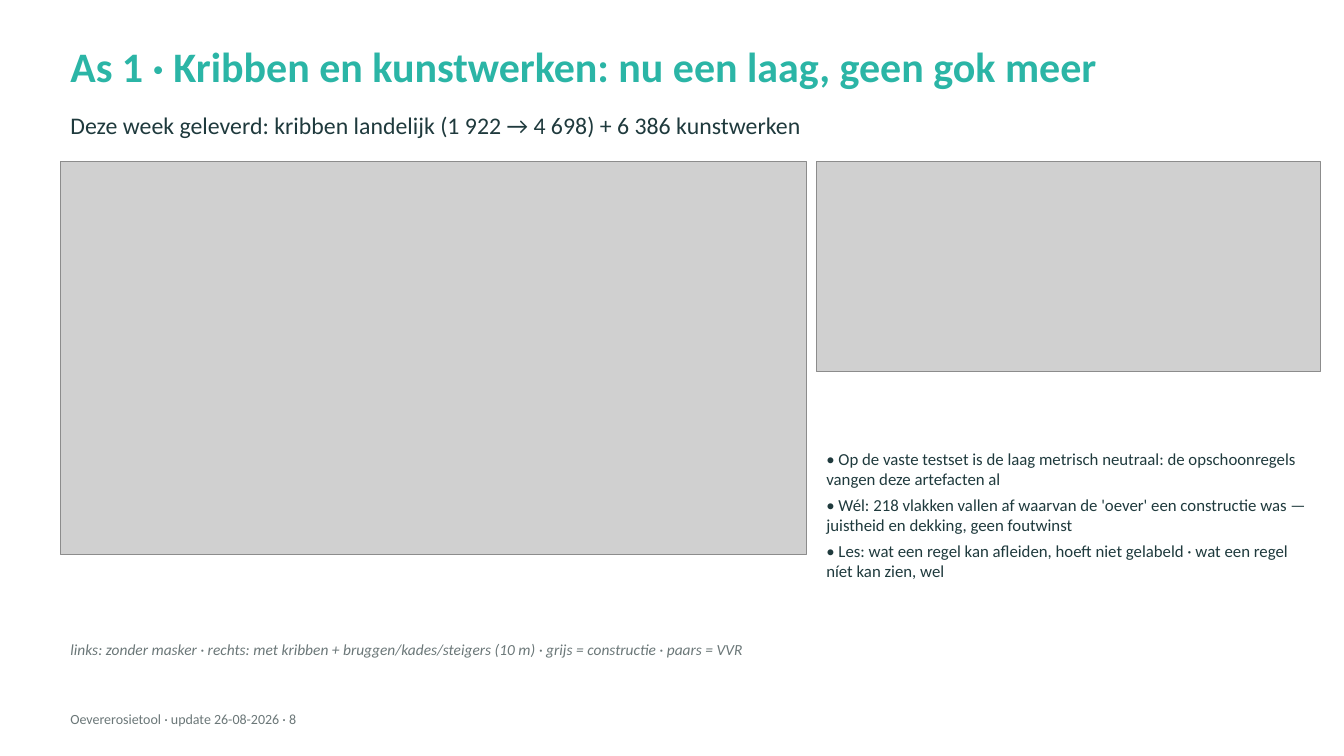
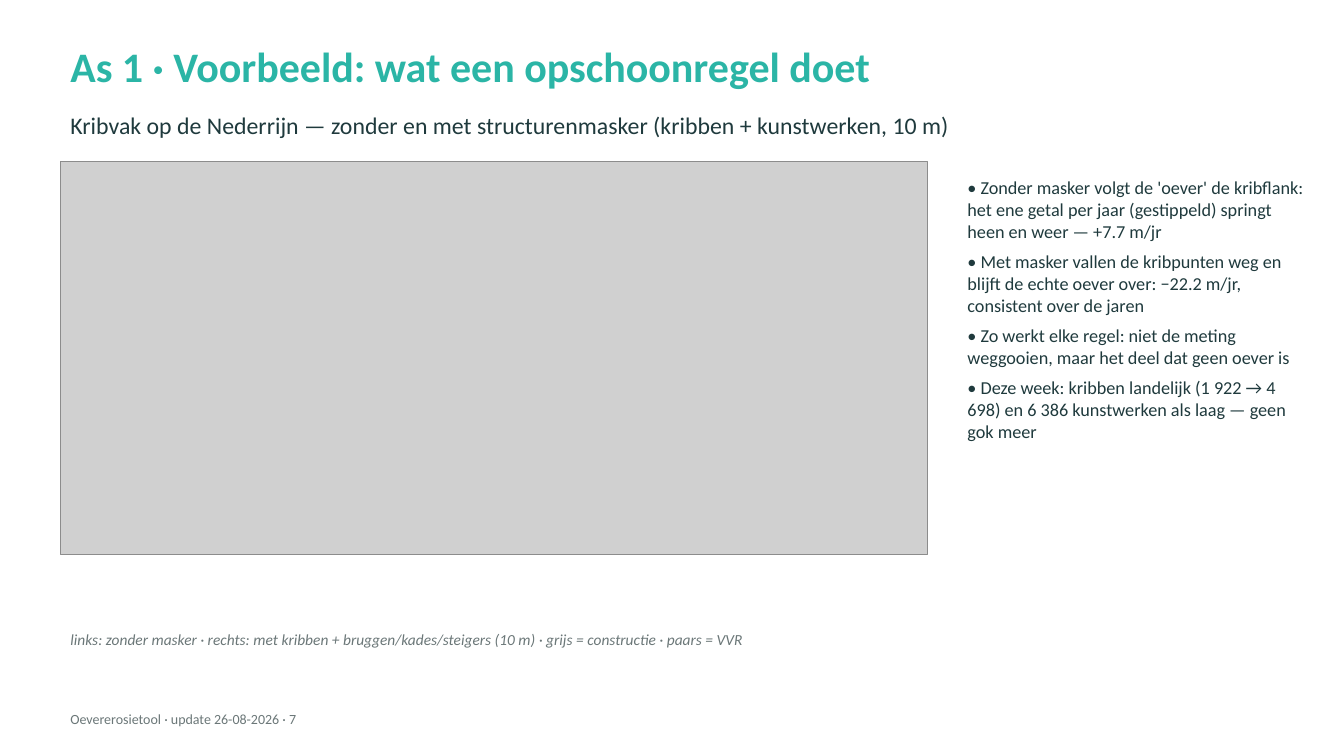
Before and after one commit to HAL24K/wocu-oevererosie, a slide deck: slide 7 of docs/presentations/20260826_update_v2.pptx (slide 8 before the commit). Drawn at 1344x756 pixels with LibreOffice and Linux fonts; fonts in the diff are those of the drawing; grey boxes stand for pictures. Boxes give left, top, right and bottom in pixels: in the first picture for what was removed or moved away, otherwise in the second. Text is boxed around its words. In the diff, an @@ line names an element or a change of style, - is before the commit and + after.

Commit message:
docs(presentation): kribben example before the As 1 calculations, ablation chart removed from it

```diff
--- a/docs/presentations/20260826_update_v2.pptx
+++ b/docs/presentations/20260826_update_v2.pptx
@@ text at (70,52,869,89): text changed @@
-As 1 · Kribben en kunstwerken: nu een laag, geen gok meer
+As 1 · Voorbeeld: wat een opschoonregel doet
@@ text at (70,117,948,138): text changed @@
-Deze week geleverd: kribben landelijk (1 922 → 4 698) + 6 386 kunstwerken
+Kribvak op de Nederrijn — zonder en met structurenmasker (kribben + kunstwerken, 10 m)
@@ picture: place and size @@
-picture at (60,161,807,555)
+picture at (60,161,928,555)
@@ picture removed at (817,161,1321,372) @@
@@ text added at (967,181,1303,441), 13 pt, text #1F3A3D @@
+• Zonder masker volgt de 'oever' de kribflank: het ene getal per jaar (gestippeld) springt heen en weer — +7.7 m/jr
+• Met masker vallen de kribpunten weg en blijft de echte oever over: −22.2 m/jr, consistent over de jaren
+• Zo werkt elke regel: niet de meting weggooien, maar het deel dat geen oever is
+• Deze week: kribben landelijk (1 922 → 4 698) en 6 386 kunstwerken als laag — geen gok meer
@@ text removed at (826,453,1295,579) @@
-• Op de vaste testset is de laag metrisch neutraal: de opschoonregels vangen deze artefacten al
-• Wél: 218 vlakken vallen af waarvan de 'oever' een constructie was — juistheid en dekking, geen foutwinst
-• Les: wat een regel kan afleiden, hoeft niet gelabeld · wat een regel níet kan zien, wel
@@ text "links: zonder masker · rechts: ...": place and size @@
-text "links: zonder masker · rechts: ..." at (70,644,743,658)
+text "links: zonder masker · rechts: ..." at (70,634,743,648)
@@ text at (70,714,296,726): text changed @@
-Oevererosietool · update 26-08-2026 · 8
+Oevererosietool · update 26-08-2026 · 7
```
Also in this commit, not shown: 1 other slide changed.
